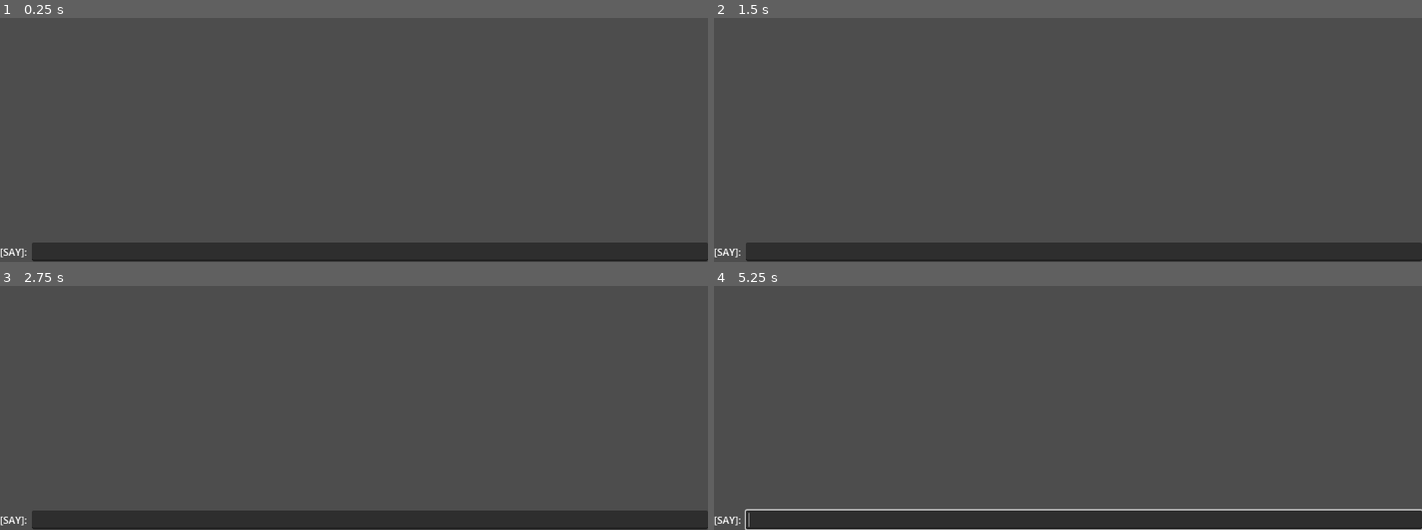
Above: before the commit, frames 1-4 (two rows, left to right).
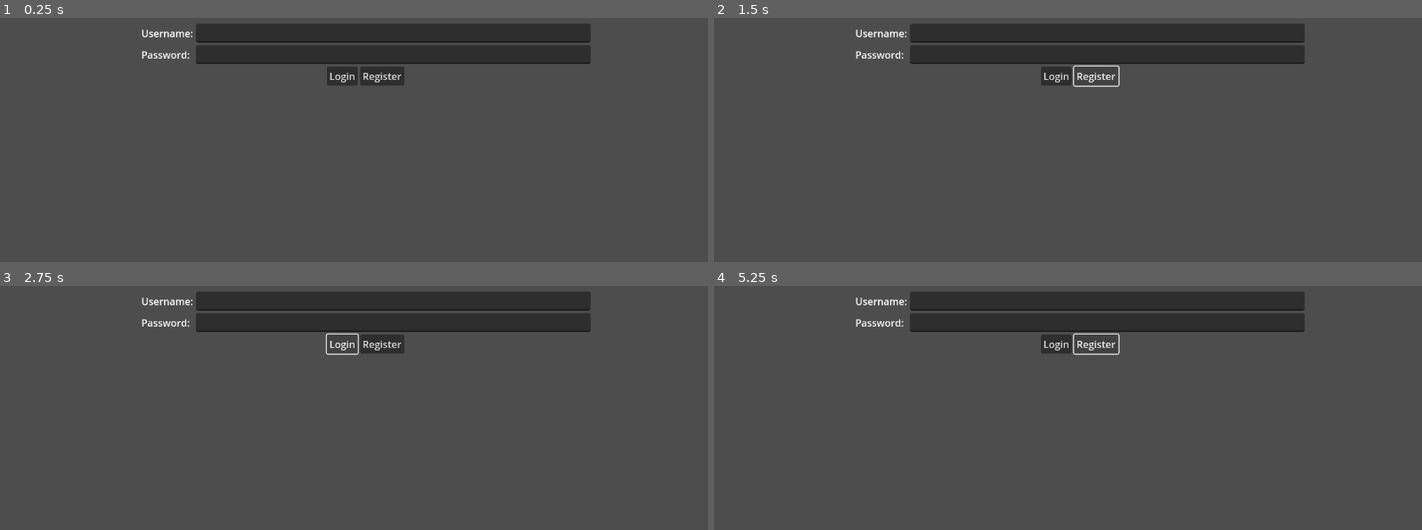
Above: after the commit, the same moments.

Repository: li-cody/godot-mmo-tutorial
Game: Godot game, scene res://main.tscn
Two runs of this game, one before a commit and one after it. Both use one fixed random seed, a clock stepped at 60 frames per second and the inputs below.
Inputs (mouse positions are in pixels of both pictures, inside the frame that each line leads up to):
- Up to frame 1 (0.25 s): no input
- Up to frame 2 (1.5 s): click (1053, 76) at 0.5 s, where only the run after the commit has a clickable "Login"; click (1096, 76) at 1.25 s, where only the run after the commit has a clickable "Register"
- Up to frame 3 (2.75 s): click (339, 344) at 2 s, where only the run after the commit has a clickable "Login"
- Up to frame 4 (5.25 s): click (1096, 344) at 2.75 s, where only the run after the commit has a clickable "Register"; click (1053, 344) at 3.5 s, where only the run after the commit has a clickable "Login"; click (1096, 344) at 4.25 s, where only the run after the commit has a clickable "Register"; tap Enter at 5, 5.1 s

The runs differ from the first frame. In frame 1, 17% of the frame differs, in the area x 0-100%, y 2-100%; in frame 2, 17%; in frame 3, 17%; in frame 4, 18%.

Commit message:
part 2 works

Diff:
--- a/game/Chatbox.gd
+++ b/game/Chatbox.gd
@@ -18,9 +18,9 @@
 			KEY_ESCAPE:
 				input_field.release_focus()
 
-func add_message(text: String):
+func add_message(username: String, text: String):
 	print("add_message")
-	chat_log.append_text(text + "\n")
+	chat_log.append_text(username + " says: " + text + "\n")
 
 func text_entered(text: String):
 	if len(text) > 0:
--- /dev/null
+++ b/game/Login.gd
@@ -0,0 +1,22 @@
+extends Control
+
+
+@onready var username_field: LineEdit = $CanvasLayer/VBoxContainer/GridContainer/LineEdit_Username
+@onready var password_field: LineEdit = $CanvasLayer/VBoxContainer/GridContainer/LineEdit_Password
+@onready var login_button: Button = $CanvasLayer/VBoxContainer/CenterContainer/HBoxContainer/Button_Login
+@onready var register_button: Button = $CanvasLayer/VBoxContainer/CenterContainer/HBoxContainer/Button_Register
+
+signal login(username, password)
+signal register(username, password)
+
+func _ready():
+	password_field.set_secret(true)
+	login_button.connect("pressed", _login)
+	register_button.connect("pressed", _register)
+
+func _login():
+	print("login hit!")
+	emit_signal("login", username_field.text, password_field.text)
+
+func _register():
+	emit_signal("register", username_field.text, password_field.text)
--- /dev/null
+++ b/game/Login.tscn
@@ -0,0 +1,54 @@
+[gd_scene load_steps=2 format=3 uid="uid://cqlj7b2gs8twg"]
+
+[ext_resource type="Script" path="res://Login.gd" id="1_xghms"]
+
+[node name="Login" type="Control"]
+layout_mode = 3
+anchors_preset = 0
+script = ExtResource("1_xghms")
+
+[node name="CanvasLayer" type="CanvasLayer" parent="."]
+
+[node name="VBoxContainer" type="VBoxContainer" parent="CanvasLayer"]
+anchors_preset = -1
+anchor_left = 0.2
+anchor_top = 0.4
+anchor_right = 0.8
+anchor_bottom = 0.6
+offset_right = 40.0
+offset_bottom = 40.0
+
+[node name="GridContainer" type="GridContainer" parent="CanvasLayer/VBoxContainer"]
+layout_mode = 2
+columns = 2
+
+[node name="Label_Username" type="Label" parent="CanvasLayer/VBoxContainer/GridContainer"]
+layout_mode = 2
+text = "Username:"
+
+[node name="LineEdit_Username" type="LineEdit" parent="CanvasLayer/VBoxContainer/GridContainer"]
+layout_mode = 2
+size_flags_horizontal = 3
+
+[node name="Label_Password" type="Label" parent="CanvasLayer/VBoxContainer/GridContainer"]
+layout_mode = 2
+text = "Password:
+"
+
+[node name="LineEdit_Password" type="LineEdit" parent="CanvasLayer/VBoxContainer/GridContainer"]
+layout_mode = 2
+size_flags_horizontal = 3
+
+[node name="CenterContainer" type="CenterContainer" parent="CanvasLayer/VBoxContainer"]
+layout_mode = 2
+
+[node name="HBoxContainer" type="HBoxContainer" parent="CanvasLayer/VBoxContainer/CenterContainer"]
+layout_mode = 2
+
+[node name="Button_Login" type="Button" parent="CanvasLayer/VBoxContainer/CenterContainer/HBoxContainer"]
+layout_mode = 2
+text = "Login"
+
+[node name="Button_Register" type="Button" parent="CanvasLayer/VBoxContainer/CenterContainer/HBoxContainer"]
+layout_mode = 2
+text = "Register"
--- a/game/Main.gd
+++ b/game/Main.gd
@@ -1,13 +1,17 @@
 extends Node
 
+const Login = preload("res://Login.gd")
 const NetworkClient = preload("res://websockets_client.gd")
 const Packet = preload("res://packet.gd")
+const Chatbox = preload("res://Chatbox.tscn")
 
 
 @onready var _network_client = NetworkClient.new()
-@onready var _chatbox = get_node("Chatbox")
+@onready var _login_screen = get_node("Login")
+@onready var _chatbox = null
 
 var state: Callable
+var _username: String
 
 func _ready():
 	_network_client.connect("connected", _handle_client_connected)
@@ -16,15 +20,17 @@
 	_network_client.connect("data", _handle_network_data)
 	add_child(_network_client)
 	_network_client.connect_to_server("127.0.0.1", 8081)
-	_chatbox.connect("message_sent", send_chat)
+	_login_screen.connect("login", _handle_login_button)
+	_login_screen.connect("register", _handle_register_button)
 
 	state = PLAY
 
 func PLAY(p):
 	match p.action:
 		"Chat":
-			var message: String = p.payloads[0]
-			_chatbox.add_message(message)
+			var username: String = p.payloads[0]
+			var message: String = p.payloads[1]
+			_chatbox.add_message(username, message)
 
 func _handle_client_connected():
 	print("Client connected to server!")
@@ -45,7 +51,43 @@
 	OS.alert("There was an error")
 
 func send_chat(text: String):
-	print("send_chat")
-	var p: Packet = Packet.new("Chat", [text])
+	var p: Packet = Packet.new("Chat", [_username, text])
 	_network_client.send_packet(p)
-	_chatbox.add_message(text)
+	_chatbox.add_message(_username, text)
+
+func _handle_login_button(username: String, password: String):
+	state = LOGIN
+	var p: Packet = Packet.new("Login", [username, password])
+	_username = username
+	_network_client.send_packet(p)
+
+func _handle_register_button(username: String, password: String):
+	state = REGISTER
+	var p: Packet = Packet.new("Register", [username, password])
+	_network_client.send_packet(p)
+
+func _enter_game():
+	state = PLAY
+
+	remove_child(_login_screen)
+
+	_chatbox = Chatbox.instantiate()
+	_chatbox.connect("message_sent", send_chat)
+	add_child(_chatbox)
+
+func LOGIN(p):
+	match p.action:
+		"Ok":
+			print("login is good")
+			_enter_game()
+		"Deny":
+			var reason: String = p.payloads[0]
+			OS.alert(reason)
+
+func REGISTER(p):
+	match p.action:
+		"Ok":
+			OS.alert("Registration successful")
+		"Deny":
+			var reason: String = p.payloads[0]
+			OS.alert(reason)
--- a/game/main.tscn
+++ b/game/main.tscn
@@ -1,11 +1,9 @@
 [gd_scene load_steps=3 format=3 uid="uid://bjvvw8v1flave"]
 
 [ext_resource type="Script" path="res://Main.gd" id="1_me4m4"]
-[ext_resource type="PackedScene" uid="uid://lvbf3kcd0pyf" path="res://Chatbox.tscn" id="2_il81h"]
+[ext_resource type="PackedScene" uid="uid://cqlj7b2gs8twg" path="res://Login.tscn" id="2_42ws5"]
 
 [node name="Main" type="Node2D"]
 script = ExtResource("1_me4m4")
 
-[node name="Chatbox" parent="." instance=ExtResource("2_il81h")]
-offset_top = 3.0
-offset_bottom = 3.0
+[node name="Login" parent="." instance=ExtResource("2_42ws5")]
Not shown, changed: server/Pipfile
Not shown, changed: server/Pipfile.lock
Not shown, changed: server/__main__.py
Not shown, added: server/django_app/__init__.py
Not shown, added: server/django_app/django_app/__init__.py
Not shown, added: server/django_app/django_app/migrations/0001_initial.py
Not shown, added: server/django_app/django_app/migrations/__init__.py
Not shown, added: server/django_app/django_app/models.py
Not shown, added: server/django_app/django_app/settings.py
Not shown, added: server/django_app/manage.py
Not shown, changed: server/packet.py
Not shown, changed: server/protocol.py
